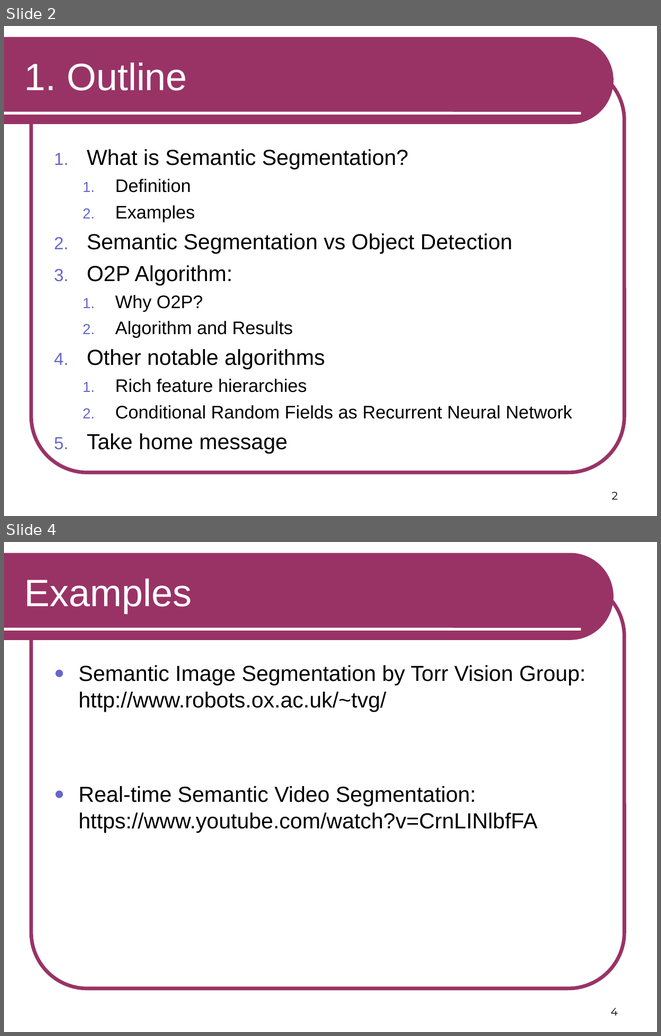
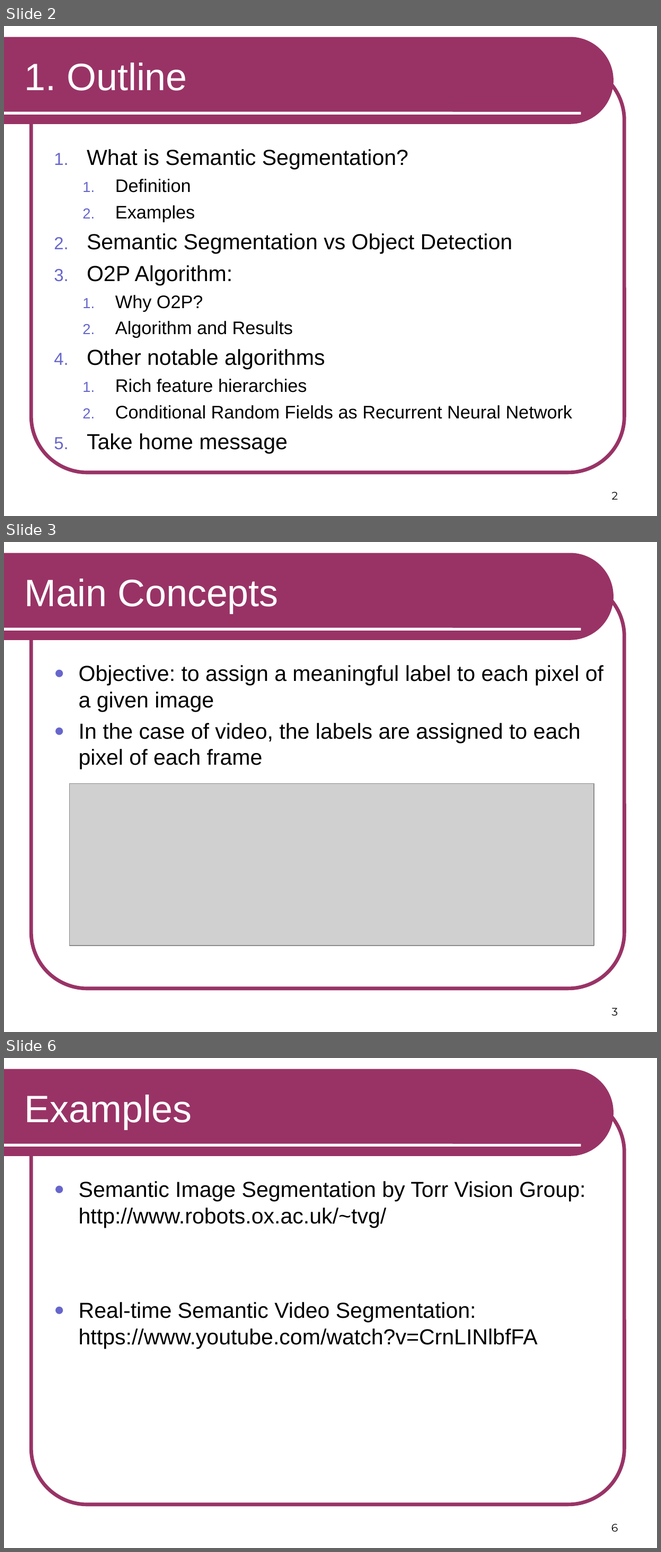
Before and after one commit to RSIP/SSI-SemanticSegmentation, a slide deck: template_slides.ppt. Shown one above the other, each under a label of ours: slides 2 and 4 before the commit, slides 2, 3 and 6 after it; the slides between them are not shown. The pictures are 661x1036 and 661x1552 pixels, drawn with LibreOffice and Linux fonts; fonts in the diff are those of the drawing; grey boxes stand for pictures. Boxes give left, top, right and bottom in pixels: in the first picture for what was removed or moved away, otherwise in the second. Text is boxed around its words. In the diff, an @@ line names an element or a change of style, - is before the commit and + after.

```diff
--- a/template_slides.ppt
+++ b/template_slides.ppt
@@ slide 3 added at box(4, 542, 657, 1032), background #FFFFFF; not listed: 3 template elements that a slide beside it also shows @@
@@ title added at box(25, 579, 279, 613), 42 pt, text #FFFFFF @@
+Main Concepts
@@ text added at box(79, 665, 603, 769), 24 pt, text #000000 @@
+● Objective: to assign a meaningful label to each pixel of a given image
+● In the case of video, the labels are assigned to each pixel of each frame
@@ picture added at box(69, 784, 593, 945) @@
@@ page number added at box(612, 1007, 618, 1015), 12 pt, text #000000 @@
+3
@@ what was slide 4 is now slide 6 @@
@@ page number at box(611, 1523, 618, 1531): text changed @@
-4
+6
```
Also in this commit, not shown: 3 slides changed, 2 other slides added, 1 slide removed.
